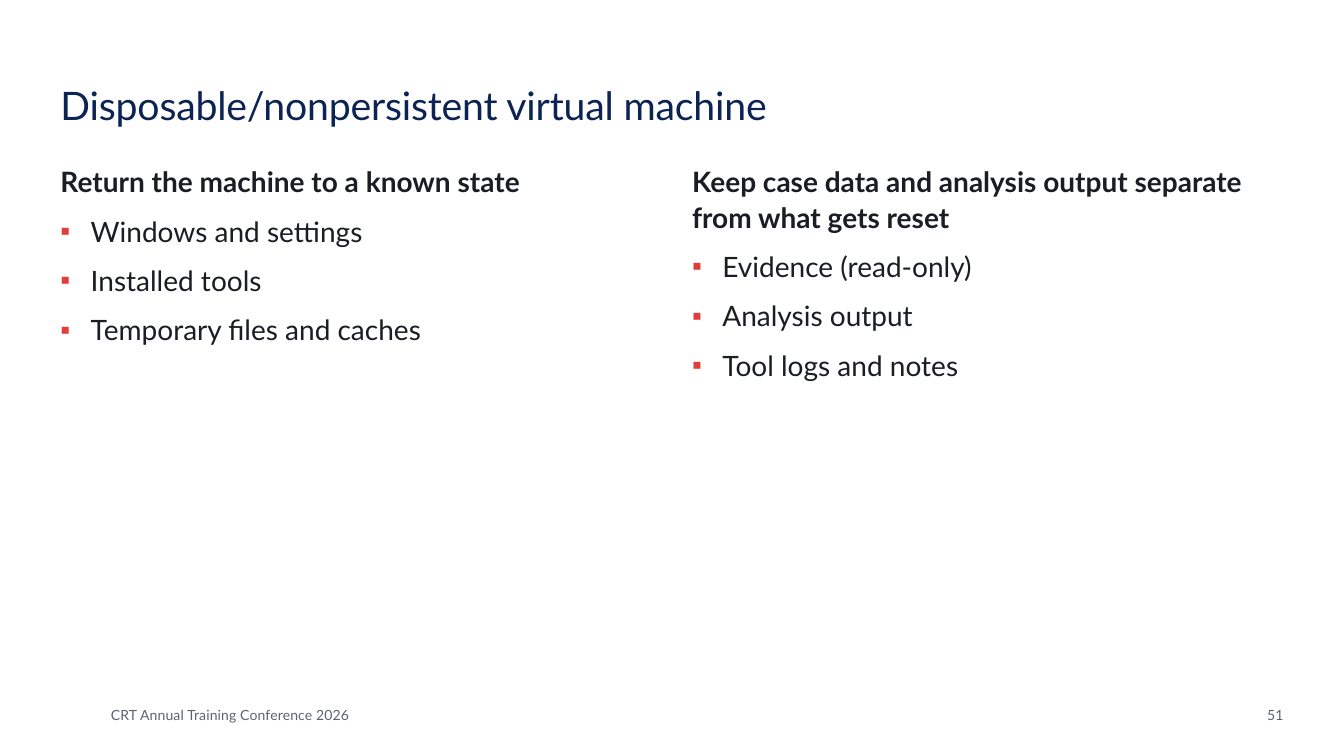
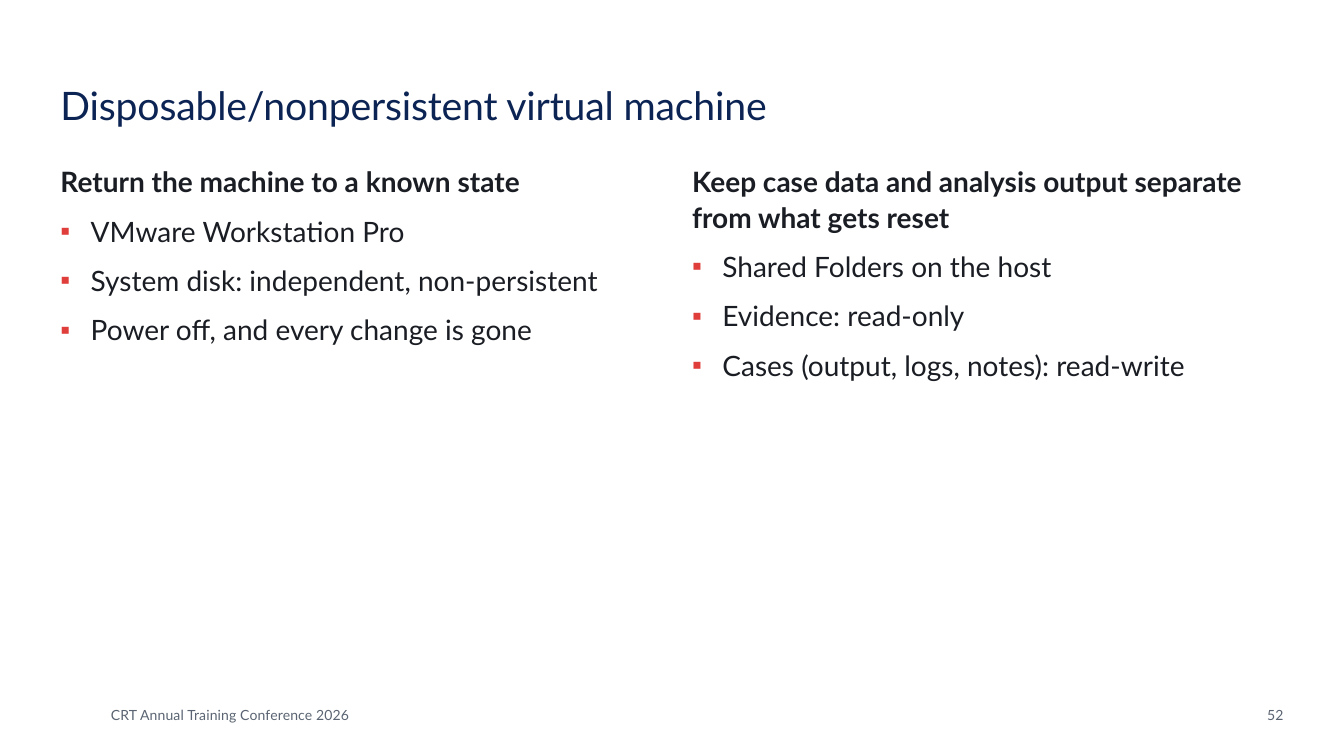
Before and after one commit to dzampino/crt-essentials-2026, a slide deck: slide 52 of docs/files/crt-essentials.pptx (slide 51 before the commit). Drawn at 1344x756 pixels with LibreOffice and Linux fonts; fonts in the diff are those of the drawing; background and template pictures are left out. Boxes give left, top, right and bottom in pixels: in the first picture for what was removed or moved away, otherwise in the second. Text is boxed around its words. In the diff, an @@ line names an element or a change of style, - is before the commit and + after.

```diff
--- a/docs/files/crt-essentials.pptx
+++ b/docs/files/crt-essentials.pptx
@@ text at (91,221,597,345): text changed @@
-▪ Windows and settings
-▪ Installed tools
-▪ Temporary files and caches
+▪ VMware Workstation Pro
+▪ System disk: independent, non-persistent
+▪ Power off, and every change is gone
@@ text at (722,256,1184,381): text changed @@
-▪ Evidence (read-only)
-▪ Analysis output
-▪ Tool logs and notes
+▪ Shared Folders on the host
+▪ Evidence: read-only
+▪ Cases (output, logs, notes): read-write
@@ page number at (1267,710,1283,720): text changed @@
-51
+52
```
Also in this commit, not shown: 14 other slides changed, 2 slides added, 1 slide removed, 27 other files.
